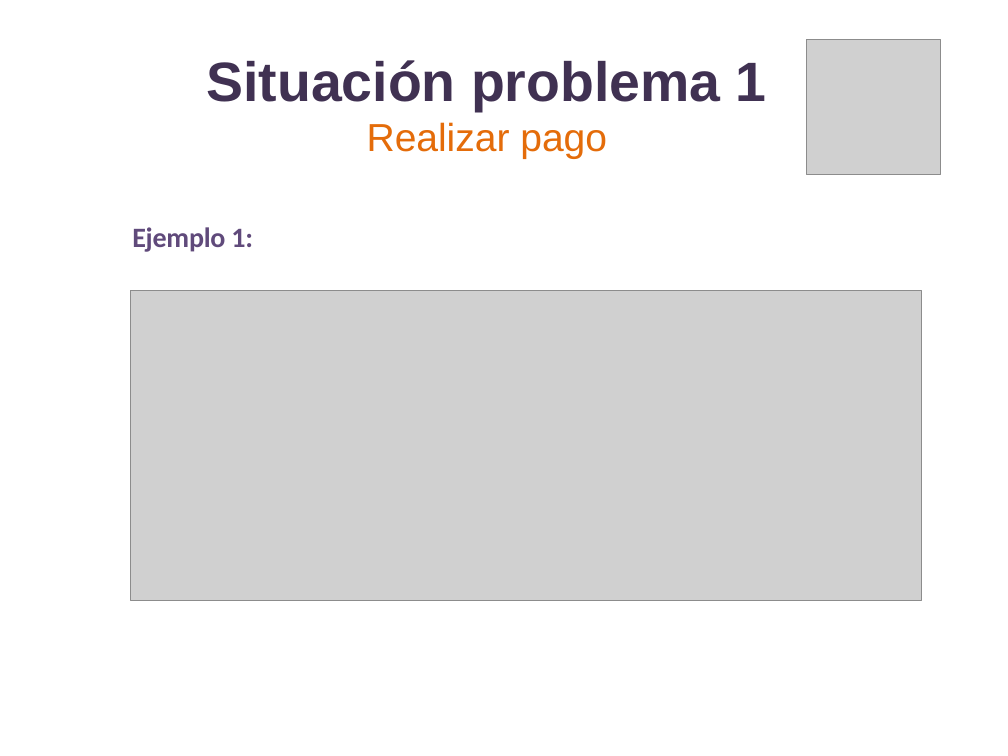
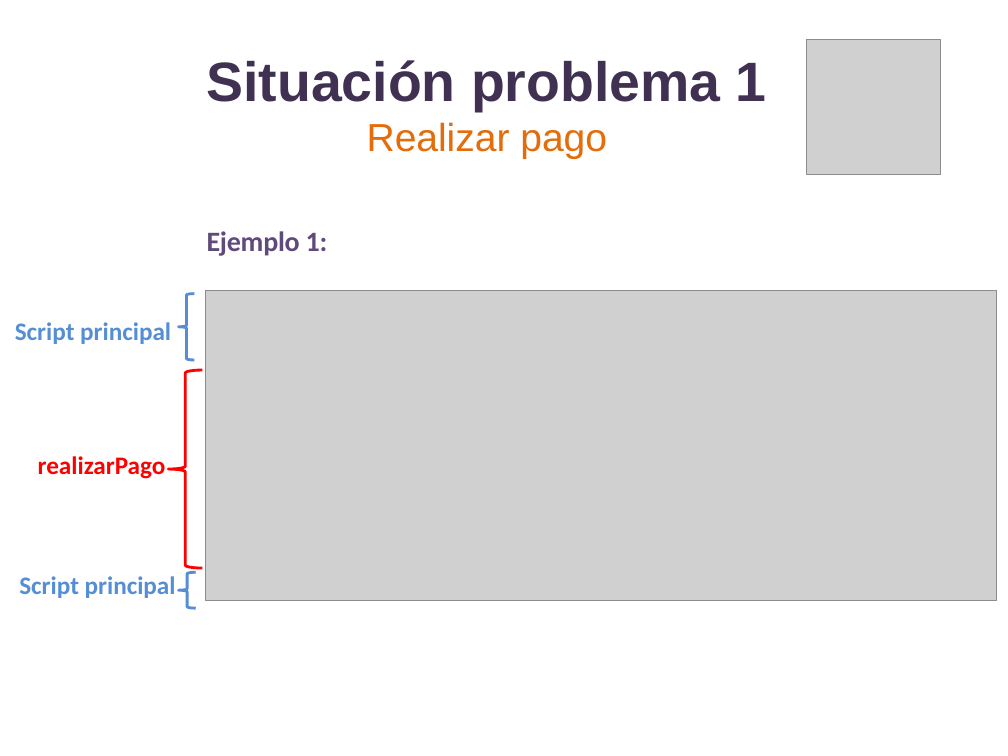
Before and after one commit to lizetheP/PensamientoC, a slide deck: slide 14 of Calendario2019/Presentaciones/Semana2/SITUACION1_F.pptx. Drawn at 1008x756 pixels with LibreOffice and Linux fonts; fonts in the diff are those of the drawing; grey boxes stand for pictures. Boxes give left, top, right and bottom in pixels: in the first picture for what was removed or moved away, otherwise in the second. Text is boxed around its words. In the diff, an @@ line names an element or a change of style, - is before the commit and + after.

```diff
--- a/Calendario2019/Presentaciones/Semana2/SITUACION1_F.pptx
+++ b/Calendario2019/Presentaciones/Semana2/SITUACION1_F.pptx
@@ text "Ejemplo 1:": place and size @@
-text "Ejemplo 1:" at <box>132,227,253,252</box>
+text "Ejemplo 1:" at <box>207,231,328,256</box>
@@ left brace added at <box>178,293,195,360</box>, outline #558ED5 2 pt @@
@@ picture: place and size @@
-picture at <box>131,290,922,600</box>
+picture at <box>206,290,997,600</box>
@@ text added at <box>15,322,171,344</box>, 18 pt, text #558ED5, bold @@
+Script principal
@@ left brace added at <box>168,370,203,568</box>, outline #FF0000 2 pt @@
@@ text added at <box>38,456,166,479</box>, 18 pt, text #FF0000, bold @@
+realizarPago
@@ text added at <box>19,576,176,598</box>, 18 pt, text #558ED5, bold @@
+Script principal
@@ left brace added at <box>178,573,196,609</box>, outline #558ED5 2 pt @@
```
Also in this commit, not shown: 13 other slides changed, 9 other files.
